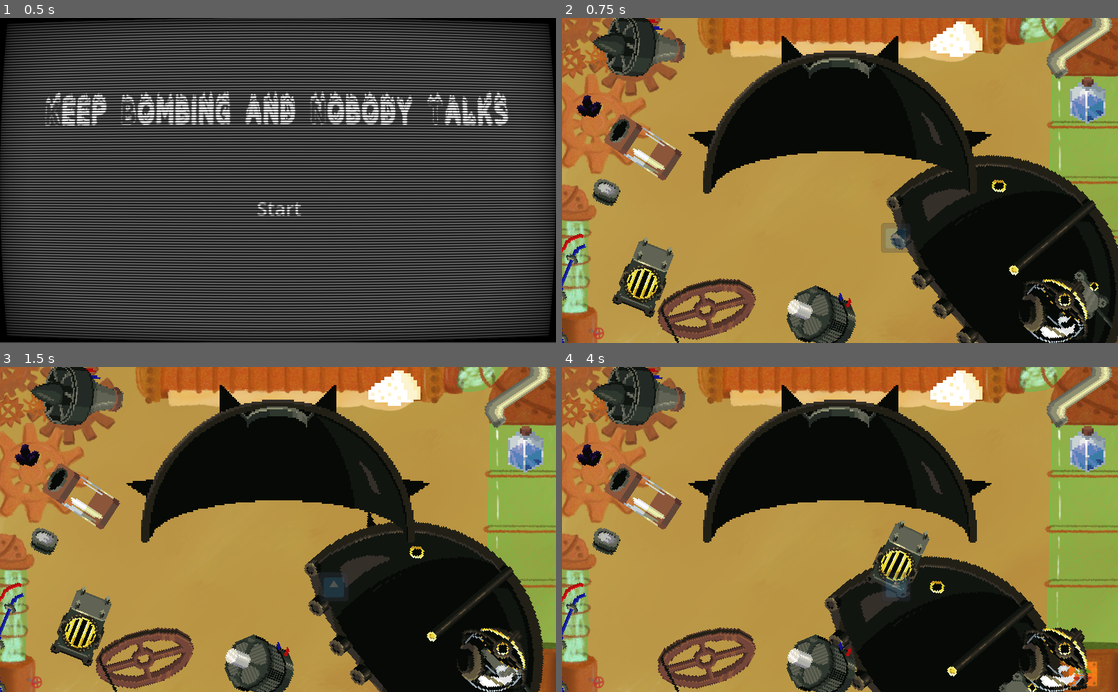
Above: before the commit, frames 1-4 (two rows, left to right).
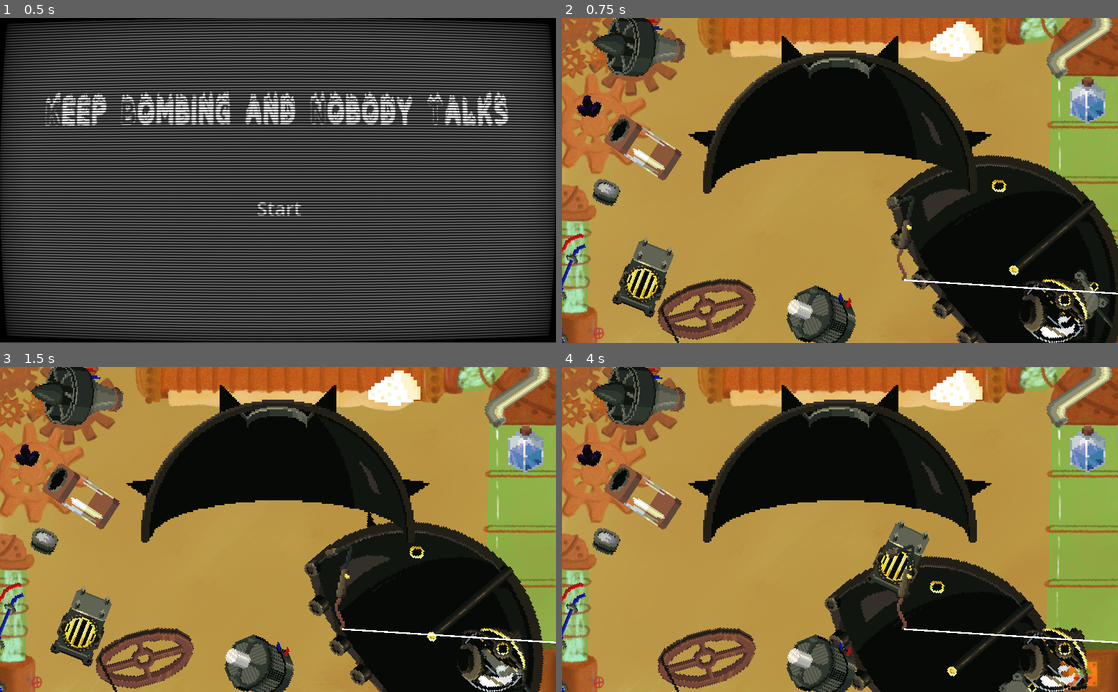
Above: after the commit, the same moments.

Repository: MarianPoirot/Gamejam-construire
Game: Godot game, scene res://Scenes/World/Opening.tscn
Two runs of this game, one before a commit and one after it. Both use one fixed random seed, a clock stepped at 60 frames per second and the inputs below. The engine's default icon, where the game draws it, is replaced by a stand-in: a white triangle on a blue panel in a dark square.
Inputs (mouse positions are in pixels of both pictures, inside the frame that each line leads up to):
- Up to frame 1 (0.5 s): no input
- Up to frame 2 (0.75 s): click "Start" at 0.5 s
- Up to frame 3 (1.5 s): tap Enter at 1.25 s; drag from (455, 614) to (394, 666) at 1.27 s
- Up to frame 4 (4 s): tap Space (start) at 2, 3.5 s; drag from (840, 461) to (956, 666) at 2.02 s; tap R (restart) at 2.75 s; move the mouse to (650, 627) at 2.77 s; press the mouse at (650, 627) at 2.78 s; right-click (650, 627) at 3.05 s; release the mouse at (650, 627) at 3.5 s; drag from (645, 633) to (901, 558) at 3.52 s

Frame 1 is identical in both runs. In frame 2, 0.7% of the frame differs, in the area x 57-100%, y 54-86%; in frame 3, 0.6%; in frame 4, 0.7%.

Commit message:
chalumeau +++

Diff:
--- a/Assets/Sprites/ferAsouder.gd
+++ b/Assets/Sprites/ferAsouder.gd
@@ -4,13 +4,31 @@
 # Called when the node enters the scene tree for the first time.
 func _ready():
 	pass # Replace with function body.
+	$Chalumeau.play("off")
+	updateCable()
 
+
+func updateCable():
+		var points = $cable.get_points()
+		var ferAsouder = self.global_position
+		print(points[0])
+		var corner = get_window().size
+		$cable.set_point_position(1, Vector2(corner.x - ferAsouder.x - points[0].x,
+											corner.y - ferAsouder.y - points[0].y))
+
+func _process(delta):
+	super._process(delta)
+	if grabbed:
+		updateCable()
 
 
 func _on_input_event(_viewport, event, _shape_idx):
 	super._on_input_event(_viewport, event, _shape_idx)
 	if Input.is_action_pressed("secondary_action"):
+		$Chalumeau.play("on")
 		for area in $WeldingArea.get_overlapping_areas():
 			if area.has_method("souder"):
 				if area.get_parent().is_snapped:
 					area.souder($WeldingArea/WeldingCollision.global_position)
+	else:
+		$Chalumeau.play("off")
--- a/Scenes/Pieces/ferAsouder.tscn
+++ b/Scenes/Pieces/ferAsouder.tscn
@@ -1,12 +1,40 @@
-[gd_scene load_steps=5 format=3 uid="uid://bprpu8fe22nhe"]
+[gd_scene load_steps=8 format=3 uid="uid://bprpu8fe22nhe"]
 
 [ext_resource type="Script" path="res://Assets/Sprites/ferAsouder.gd" id="1_djsn8"]
-[ext_resource type="Texture2D" uid="uid://dfdr853dc81db" path="res://icon.svg" id="2_4w18d"]
+[ext_resource type="Texture2D" uid="uid://bm7cybr5k1s2b" path="res://Assets/Sprites/Chalumeau.png" id="2_v2rcb"]
 
 [sub_resource type="RectangleShape2D" id="RectangleShape2D_n1q0n"]
+size = Vector2(21, 52)
 
 [sub_resource type="CircleShape2D" id="CircleShape2D_p7t5b"]
 radius = 4.12311
+
+[sub_resource type="AtlasTexture" id="AtlasTexture_0xiy2"]
+atlas = ExtResource("2_v2rcb")
+region = Rect2(0, 0, 23, 52)
+
+[sub_resource type="AtlasTexture" id="AtlasTexture_f1m54"]
+atlas = ExtResource("2_v2rcb")
+region = Rect2(23, 0, 23, 52)
+
+[sub_resource type="SpriteFrames" id="SpriteFrames_x8obw"]
+animations = [{
+"frames": [{
+"duration": 1.0,
+"texture": SubResource("AtlasTexture_0xiy2")
+}],
+"loop": true,
+"name": &"off",
+"speed": 5.0
+}, {
+"frames": [{
+"duration": 1.0,
+"texture": SubResource("AtlasTexture_f1m54")
+}],
+"loop": true,
+"name": &"on",
+"speed": 5.0
+}]
 
 [node name="ferAsouder" type="Area2D"]
 collision_layer = 16
@@ -14,6 +42,7 @@
 script = ExtResource("1_djsn8")
 
 [node name="CollisionShape2D" type="CollisionShape2D" parent="."]
+position = Vector2(0.5, 0)
 shape = SubResource("RectangleShape2D_n1q0n")
 
 [node name="WeldingArea" type="Area2D" parent="."]
@@ -21,13 +50,17 @@
 collision_mask = 16
 
 [node name="WeldingCollision" type="CollisionShape2D" parent="WeldingArea"]
-position = Vector2(-10, -10)
+position = Vector2(-10, -18)
 shape = SubResource("CircleShape2D_p7t5b")
 debug_color = Color(0.741176, 0, 0.462745, 0.419608)
 
-[node name="Icon" type="Sprite2D" parent="."]
-modulate = Color(1, 1, 1, 0.270588)
-scale = Vector2(0.144531, 0.144531)
-texture = ExtResource("2_4w18d")
+[node name="Chalumeau" type="AnimatedSprite2D" parent="."]
+texture_filter = 1
+sprite_frames = SubResource("SpriteFrames_x8obw")
+animation = &"on"
+
+[node name="cable" type="Line2D" parent="."]
+points = PackedVector2Array(5, 26, 39, 56)
+width = 1.0
 
 [connection signal="input_event" from="." to="." method="_on_input_event"]
Binary file changed: Assets/Sprites/Chalumeau.png
Not shown: 2 places in Scenes/World/Main.tscn that only renumber resources
